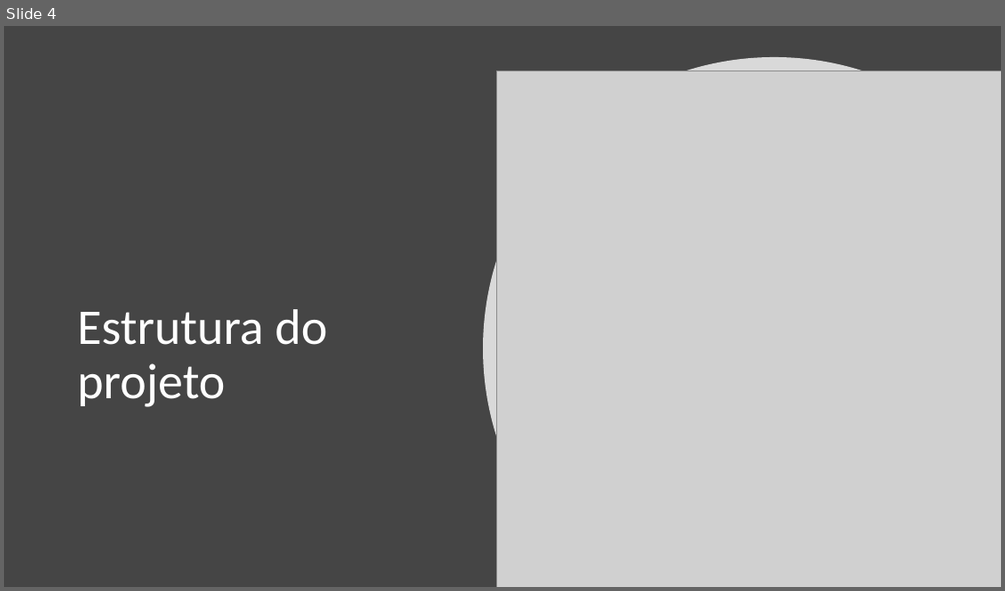
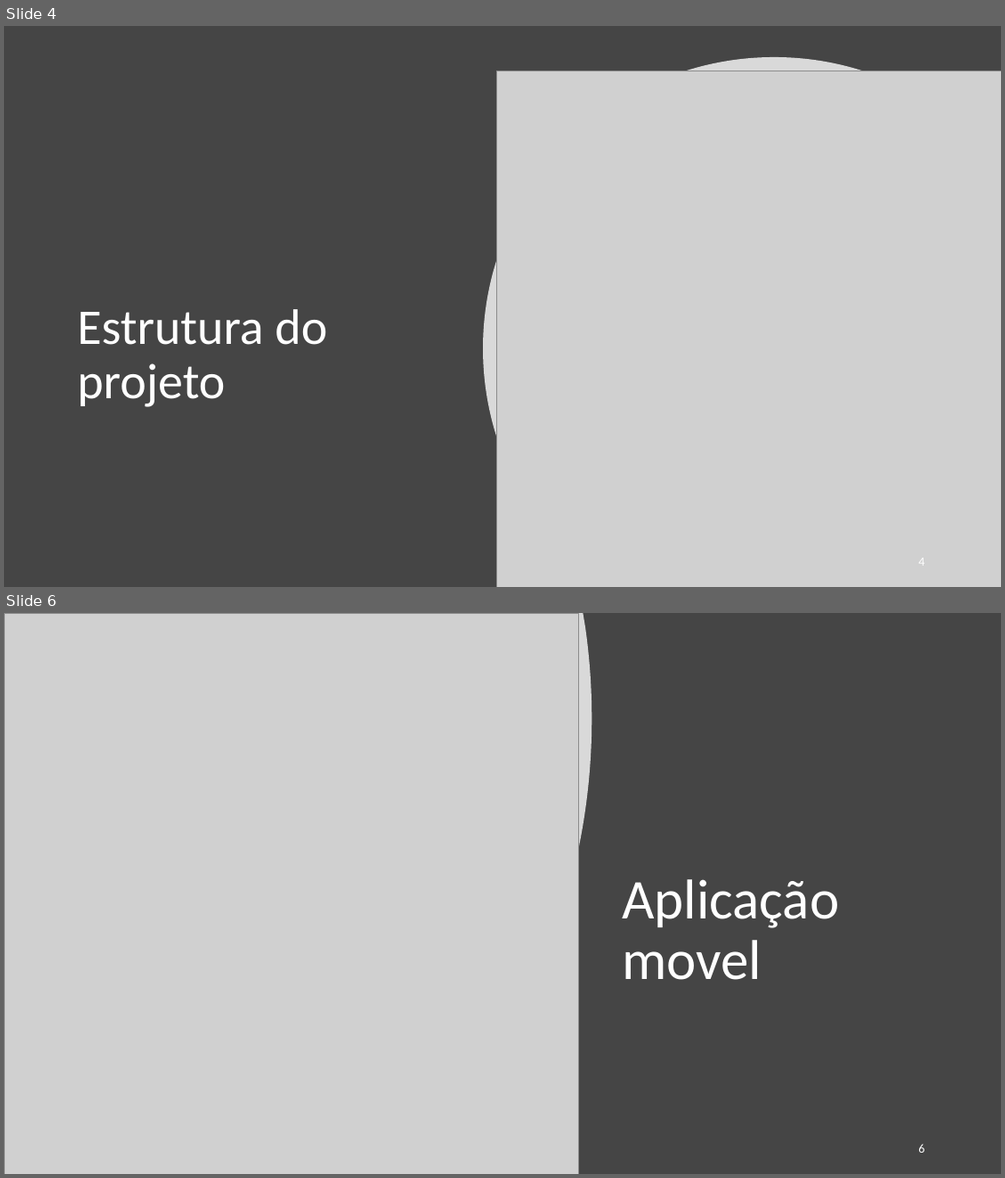
Before and after one commit to razorlace13/projeto21-22, a slide deck: documentos/ApresentacaoFinal.pptx. Shown one above the other, each under a label of ours: slide 4 before the commit, slides 4 and 6 after it; the slides between them are not shown. The pictures are 1005x591 and 1005x1178 pixels, drawn with LibreOffice and Linux fonts; fonts in the diff are those of the drawing; grey boxes stand for pictures. Boxes give left, top, right and bottom in pixels: in the first picture for what was removed or moved away, otherwise in the second. Text is boxed around its words. In the diff, an @@ line names an element or a change of style, - is before the commit and + after.

```diff
--- a/documentos/ApresentacaoFinal.pptx
+++ b/documentos/ApresentacaoFinal.pptx
@@ slide 6 added at (4,613,1001,1174), background #454545 @@
@@ freeform shape added at (4,613,591,1174), fill #FFFFFF at 80% opacity @@
@@ picture added at (4,613,579,1174) @@
@@ title added at (622,879,839,980), 54 pt, text #FFFFFF @@
+Aplicação movel
@@ page number added at (918,1143,924,1152), 12 pt, text #FFFFFF @@
+6
@@ slide 4 changed as well @@
@@ page number added at (918,558,924,564), 12 pt, text #FFFFFF @@
+4
```
Also in this commit, not shown: 11 other slides changed, 2 other slides added, 1 other file.
